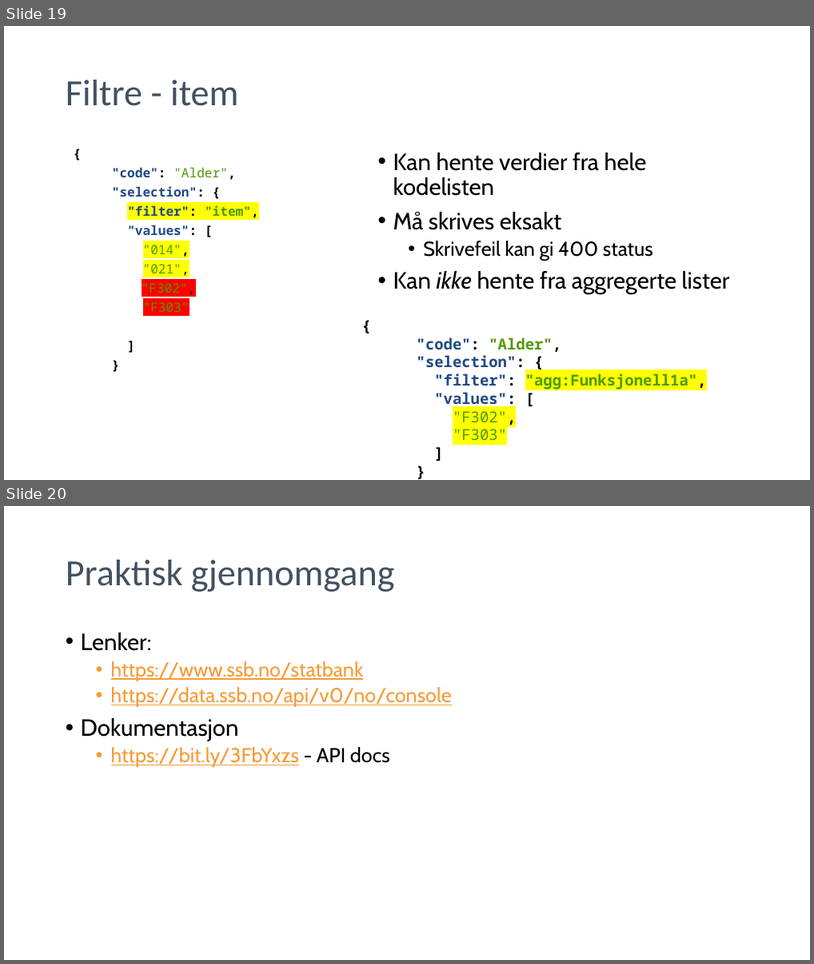
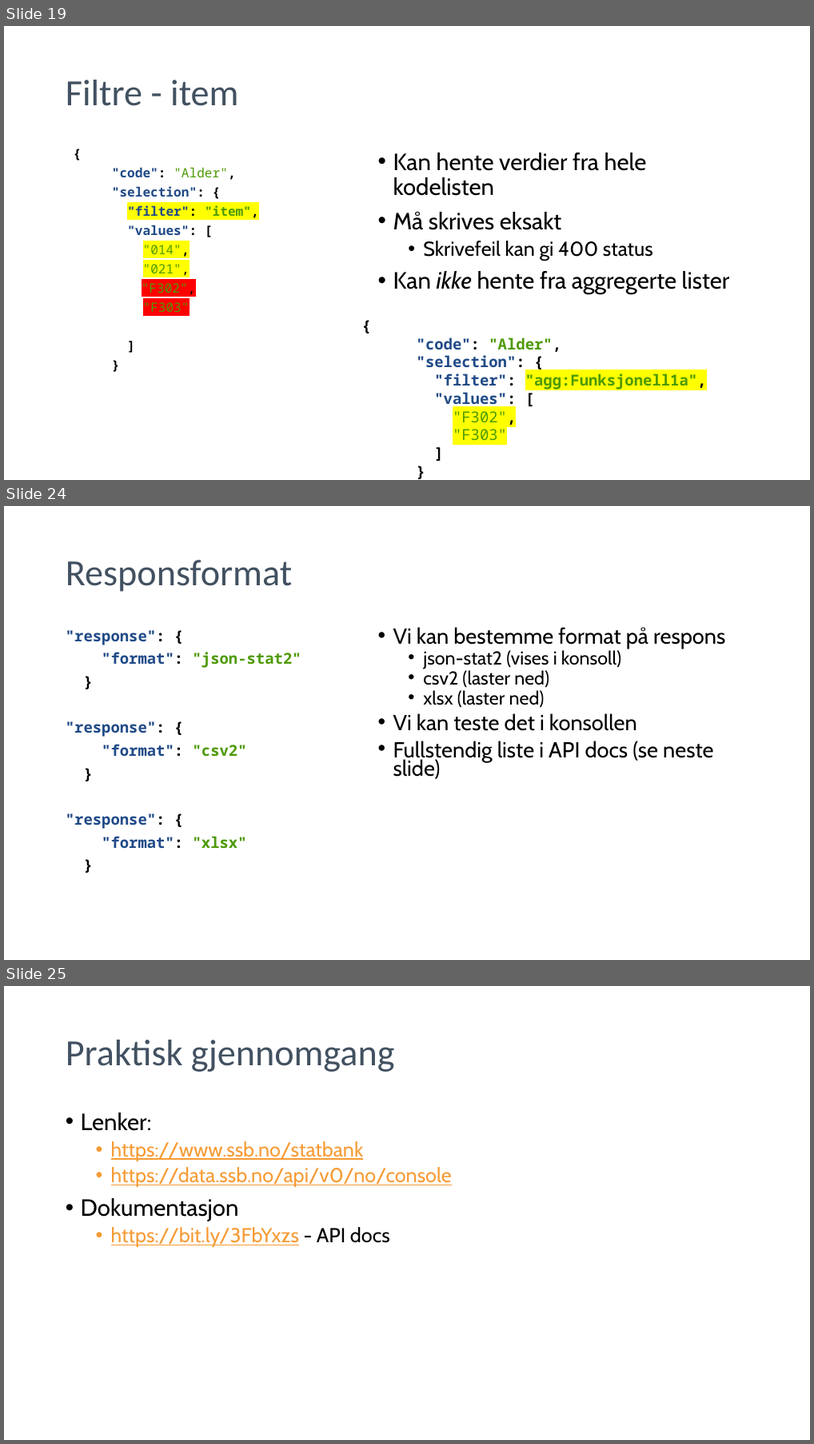
Before and after one commit to pandaAPIkurs/kursdata, a slide deck: Trinn2.pptx. Shown one above the other, each under a label of ours: slides 19 and 20 before the commit, slides 19, 24 and 25 after it; the slides between them are not shown. The pictures are 814x964 and 814x1444 pixels, drawn with LibreOffice and Linux fonts; fonts in the diff are those of the drawing; background and template pictures are left out. Boxes give left, top, right and bottom in pixels: in the first picture for what was removed or moved away, otherwise in the second. Text is boxed around its words. In the diff, an @@ line names an element or a change of style, - is before the commit and + after.

```diff
--- a/Trinn2.pptx
+++ b/Trinn2.pptx
@@ slide 24 added at (4,506,810,960), background #FFFFFF @@
@@ title added at (66,560,292,592), 44 pt, text #425161 @@
+Responsformat
@@ text added at (66,630,302,848), 18 pt, text #204A87, bold @@
+"response": {
+"format": "json-stat2"
+}
+"response": {
+"format": "csv2"
+}
+"response": {
+"format": "xlsx"
+}
@@ text added at (394,627,726,779), 25.9 pt, text #000000 @@
+• Vi kan bestemme format på respons
+  • json-stat2 (vises i konsoll)
+  • csv2 (laster ned)
+  • xlsx (laster ned)
+• Vi kan teste det i konsollen
+• Fullstendig liste i API docs (se neste slide)
@@ what was slide 20 is now slide 25 @@
```
Also in this commit, not shown: 6 slides changed, 6 other slides added, 4 slides removed, 5 other files.
